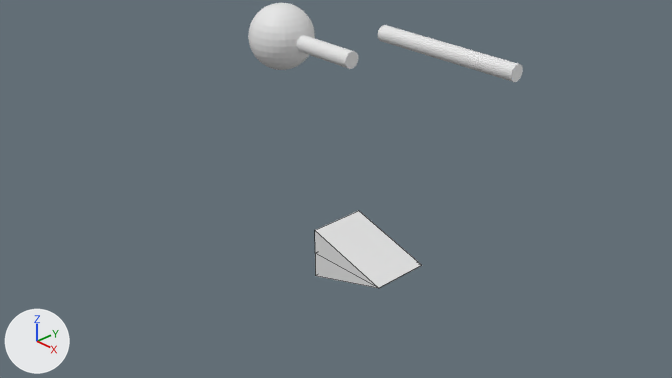
The Blender file public/3d/matthaikirchplatz.blend as it was, and as the next commit left it.
Both versions are drawn from the file's camera 'Camera'. Every picture has the same lights, and +X, +Y and +Z are marked at lower left. Mesh edges are drawn as thin lines on the coarser meshes.

Names of what the first picture shows: 'beakBottom', 'beakTop', 'cylinder', 'sphere'.
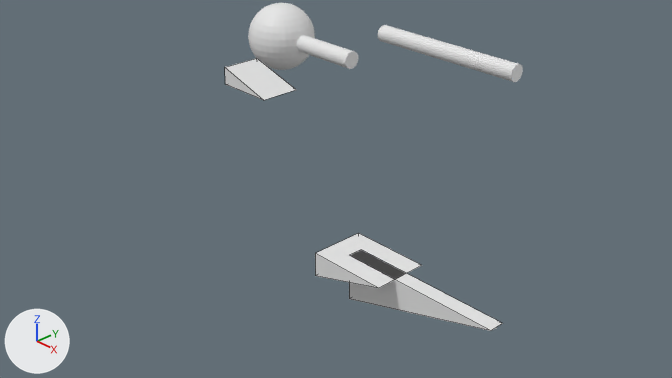
ob_beak is not drawn itself; it is the parent of ob_beaktop.

The change, as a diff of the scene's bpy script:
```diff
--- a/public/3d/matthaikirchplatz.blend.py
+++ b/public/3d/matthaikirchplatz.blend.py
@@ me_plane_006 @@
+me_plane_006.from_pydata([(2.5, 0.09, 0.0), (0.5, 0.09, 0.0), (0.5, 0.09, -0.58), (2.5, -0.09, 0.0), (0.5, -0.09, 0.0), (0.5, -0.09, -0.58)], [], [(0, 2, 1), (3, 4, 5), (2, 0, 3, 5), (1, 2, 5, 4), (0, 1, 4, 3)])
@@ ob_beak @@
 ob_beak = bpy.data.objects.new('beak', None)
-ob_beak.location = (0.0, 0.0, 0.0)
+ob_beak.location = (-5.117, 2.627, 0.0)
@@ ob_beakthin @@
+ob_beakthin = bpy.data.objects.new('beakThin', me_plane_006)
+ob_beakthin.location = (0.0, 0.0, 0.0)
```

Where the change shows, as pixel boxes (x1, y1, x2, y2) in the pictures (672 x 378 px):
'beakTop', moved: before (315, 211, 421, 288); after (225, 58, 296, 100)
'beakThin', added: after (349, 252, 503, 331)
'beakBottom', unchanged, uncovered by the edit: before (315, 253, 377, 288); after (315, 233, 421, 288)
